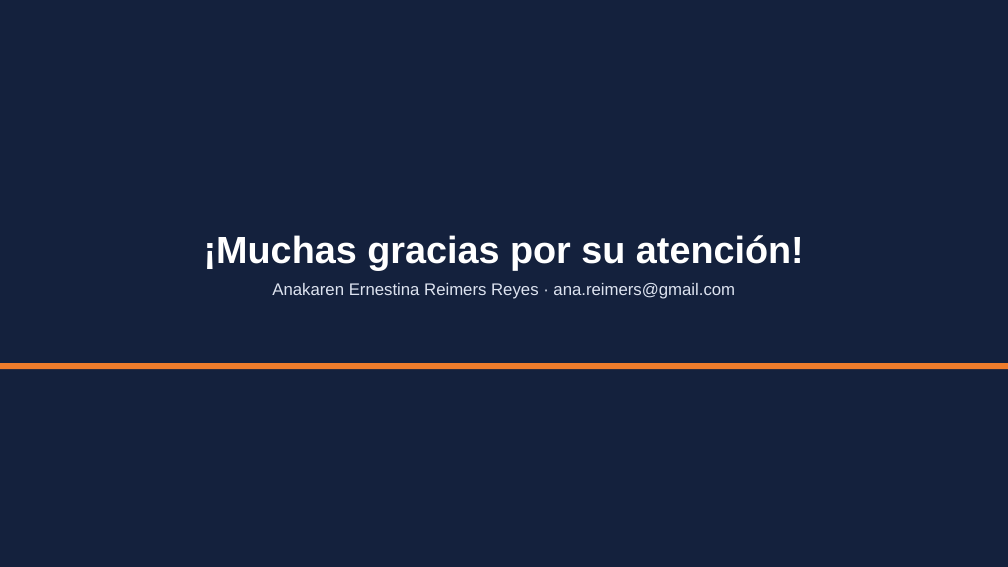
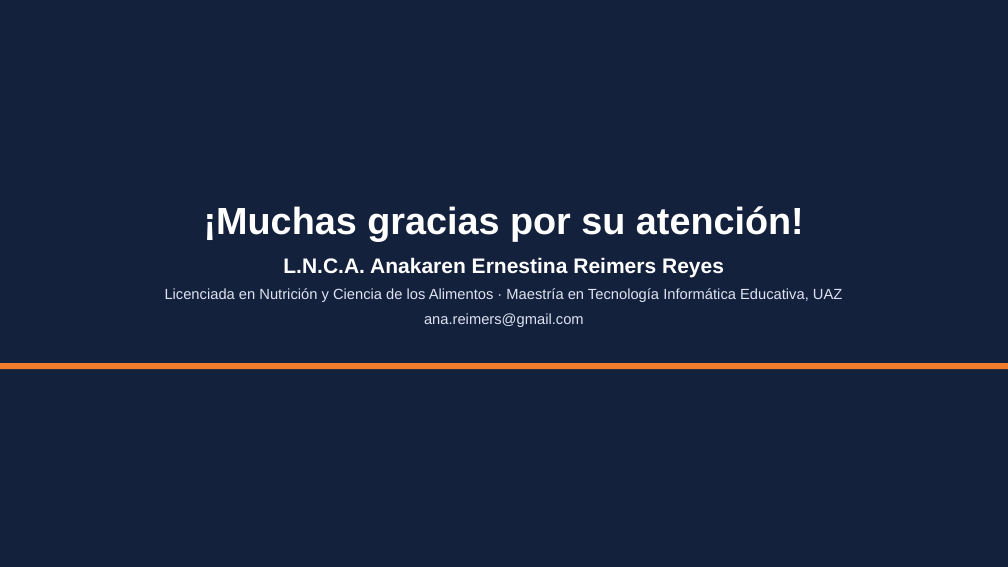
Before and after one commit to dreimers178/Finanzas, a slide deck: slide 13 of protocolo-MTIE/actividad4/Actividad4_Presentacion_avances_Reimers.pptx. Drawn at 1008x567 pixels with LibreOffice and Linux fonts; fonts in the diff are those of the drawing. Boxes give left, top, right and bottom in pixels: in the first picture for what was removed or moved away, otherwise in the second. Text is boxed around its words. In the diff, an @@ line names an element or a change of style, - is before the commit and + after.

```diff
--- a/protocolo-MTIE/actividad4/Actividad4_Presentacion_avances_Reimers.pptx
+++ b/protocolo-MTIE/actividad4/Actividad4_Presentacion_avances_Reimers.pptx
@@ text at [165,257,842,327]: text changed; size 16 to 14 pt @@
-Anakaren Ernestina Reimers Reyes · ana.reimers@gmail.com
+L.N.C.A. Anakaren Ernestina Reimers Reyes
+Licenciada en Nutrición y Ciencia de los Alimentos · Maestría en Tecnología Informática Educativa, UAZ
+ana.reimers@gmail.com
```
Also in this commit, not shown: 2 other files.
